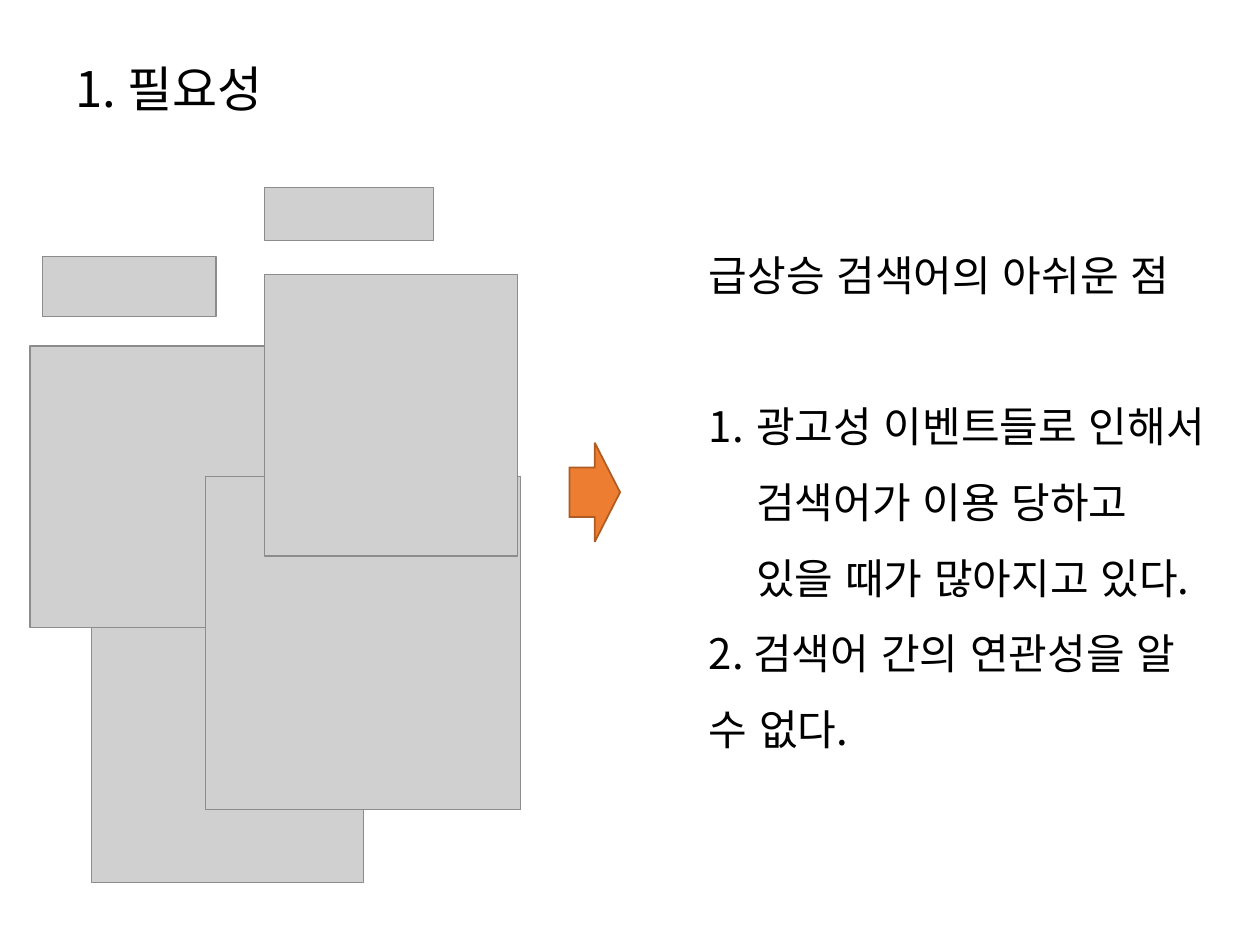
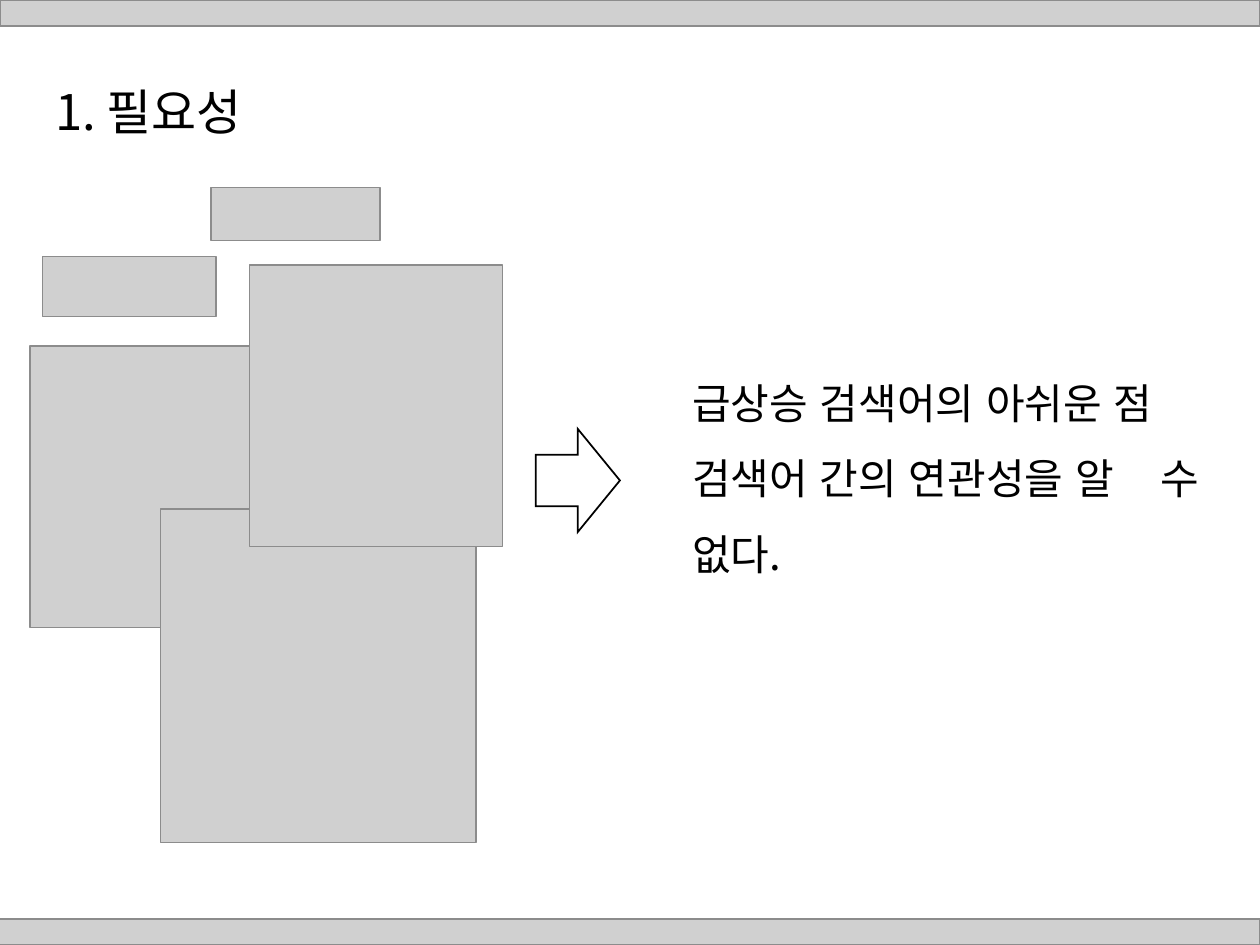
Before and after one commit to HaYongdae/issuewhatshow, a slide deck: slide 3 of doc/최종 PPT.pptx. Drawn at 1260x945 pixels with LibreOffice and Linux fonts; fonts in the diff are those of the drawing; grey boxes stand for pictures. Boxes give left, top, right and bottom in pixels: in the first picture for what was removed or moved away, otherwise in the second. Text is boxed around its words. In the diff, an @@ line names an element or a change of style, - is before the commit and + after.

```diff
--- a/doc/최종 PPT.pptx
+++ b/doc/최종 PPT.pptx
@@ picture added at <box>0,0,1260,26</box> @@
@@ title "1. 필요성": place and size @@
-title "1. 필요성" at <box>76,66,262,111</box>
+title "1. 필요성" at <box>55,89,242,134</box>
@@ picture: place and size @@
-picture at <box>265,188,433,241</box>
+picture at <box>212,188,381,241</box>
@@ picture: place and size @@
-picture at <box>265,275,518,556</box>
+picture at <box>249,265,503,546</box>
@@ text "급상승 검색어의 아쉬운 점": place and size @@
-text "급상승 검색어의 아쉬운 점" at <box>709,256,1205,749</box>
+text "급상승 검색어의 아쉬운 점" at <box>692,384,1153,574</box>
@@ right arrow: place and size @@
-right arrow at <box>570,442,620,542</box>
+right arrow at <box>536,428,620,532</box>
@@ right arrow at <box>536,428,620,532</box>: fill #ED7D31 to #FFFFFF; outline #AF5C24 1 pt to #000000 1 pt @@
@@ text at <box>692,459,1114,574</box>: text changed @@
-1. 광고성 이벤트들로 인해서 검색어가 이용 당하고 있을 때가 많아지고 있다.
-2. 검색어 간의 연관성을 알 수 없다.
+검색어 간의 연관성을 알 수 없다.
@@ picture: place and size @@
-picture at <box>205,476,520,810</box>
+picture at <box>161,509,476,843</box>
@@ picture removed at <box>92,620,363,883</box> @@
@@ picture added at <box>0,919,1260,945</box> @@
```
Also in this commit, not shown: 25 other slides changed, 1 slide added, 4 slides removed.
